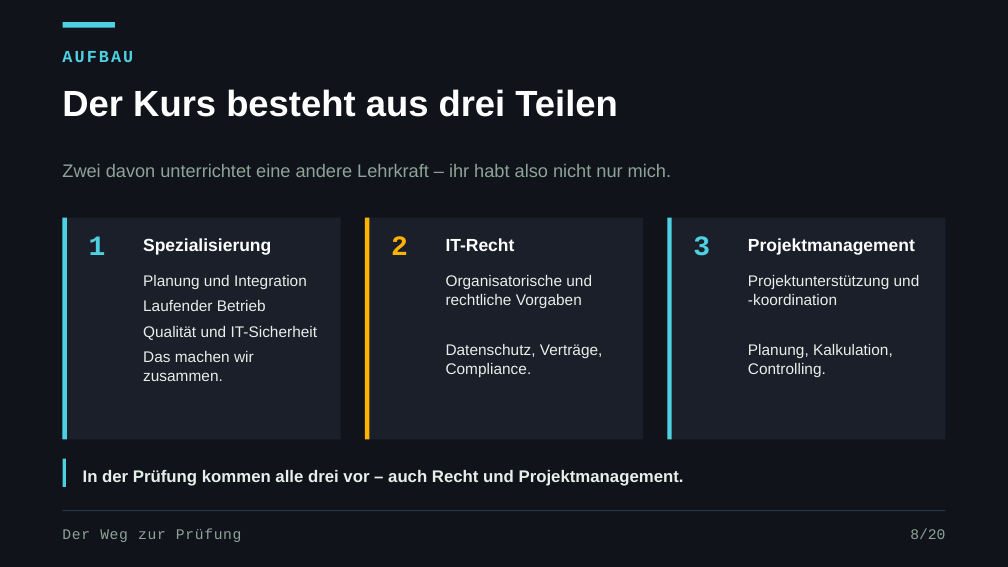
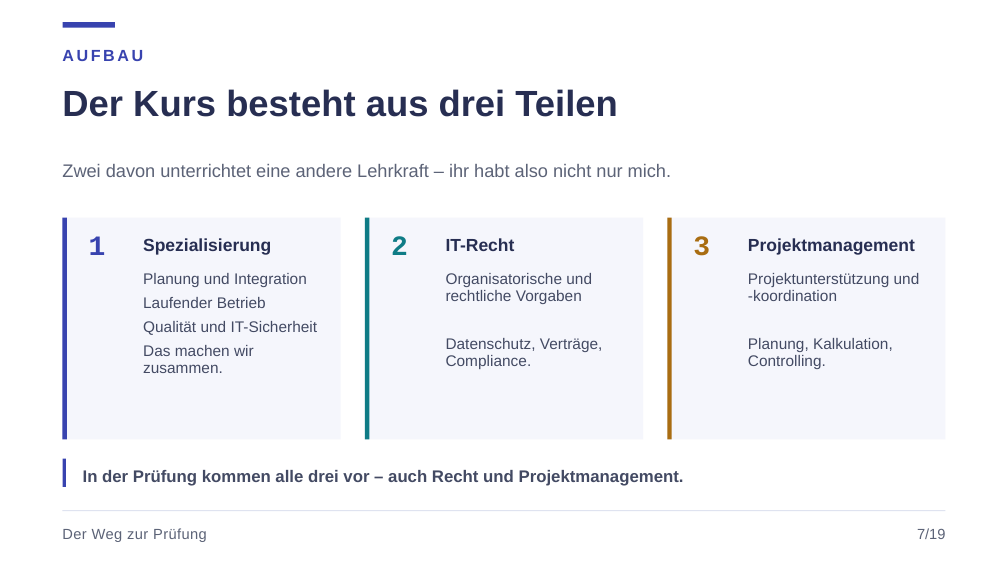
Before and after one commit to JacobMenge/kurs-unterlagen, a slide deck: slide 10 of folien/dist/00-orientierung.pptx (slide 11 before the commit). Drawn at 1008x567 pixels with LibreOffice and Linux fonts; fonts in the diff are those of the drawing. Boxes give left, top, right and bottom in pixels: in the first picture for what was removed or moved away, otherwise in the second. Text is boxed around its words. In the diff, an @@ line names an element or a change of style, - is before the commit and + after.

Commit message:
folien: helles cloudhelden-design, partner-interview statt kennenlernspiel

```diff
--- a/folien/dist/00-orientierung.pptx
+++ b/folien/dist/00-orientierung.pptx
@@ background #10131A to #FFFFFF @@
@@ text "AUFBAU" at (62, 50, 143, 61): size 12 to 11.5 pt, font Courier New to Arial, text colour #4DD0E1 to #3843AF, letter spacing 1.5 to 1.8 pt @@
@@ text "Zwei davon unterrichtet eine andere ..." at (62, 164, 671, 177): text colour #8FA398 to #5C6377 @@
@@ text "1" at (89, 236, 106, 255): text colour #4DD0E1 to #3843AF @@
@@ rectangle at (365, 218, 369, 439): fill #FFB300 to #0F7C86 @@
@@ text "2" at (391, 236, 408, 255): text colour #FFB300 to #0F7C86 @@
@@ fill #1A1F29 to #F5F6FC in 3 elements at (62, 218, 341, 439), (365, 218, 643, 439), (667, 218, 946, 439) @@
@@ rectangle at (667, 218, 671, 439): fill #4DD0E1 to #A96D12 @@
@@ text "3" at (693, 236, 710, 256): text colour #4DD0E1 to #A96D12 @@
@@ text colour #FFFFFF to #272E52 in 4 elements at (62, 89, 617, 117), (143, 238, 271, 255), (446, 238, 515, 251), (748, 238, 915, 255) @@
@@ text colour #E6EFE9 to #434A63; line spacing 1 to 0.92 in 3 elements at (143, 273, 318, 373), (446, 273, 603, 369), (748, 273, 920, 369) @@
@@ fill #4DD0E1 to #3843AF in 3 elements at (62, 22, 115, 28), (62, 218, 67, 439), (62, 459, 67, 487) @@
@@ text "In der Prüfung kommen alle ..." at (83, 470, 684, 486): text colour #E6EFE9 to #434A63 @@
@@ text "Der Weg zur Prüfung" at (62, 528, 207, 542): font Courier New to Arial, text colour #8FA398 to #5C6377, letter spacing 0.5 to 0.3 pt @@
@@ line (62, 511) - (946, 511): stroke #2C3442 0.75 pt to #DFE3F0 0.75 pt @@
@@ text at (917, 528, 945, 539): text changed; font Courier New to Arial; text colour #8FA398 to #5C6377 @@
-8/20
+7/19
```
Also in this commit, not shown: 21 other slides changed, 2 slides added, 3 slides removed, 4 other files.
